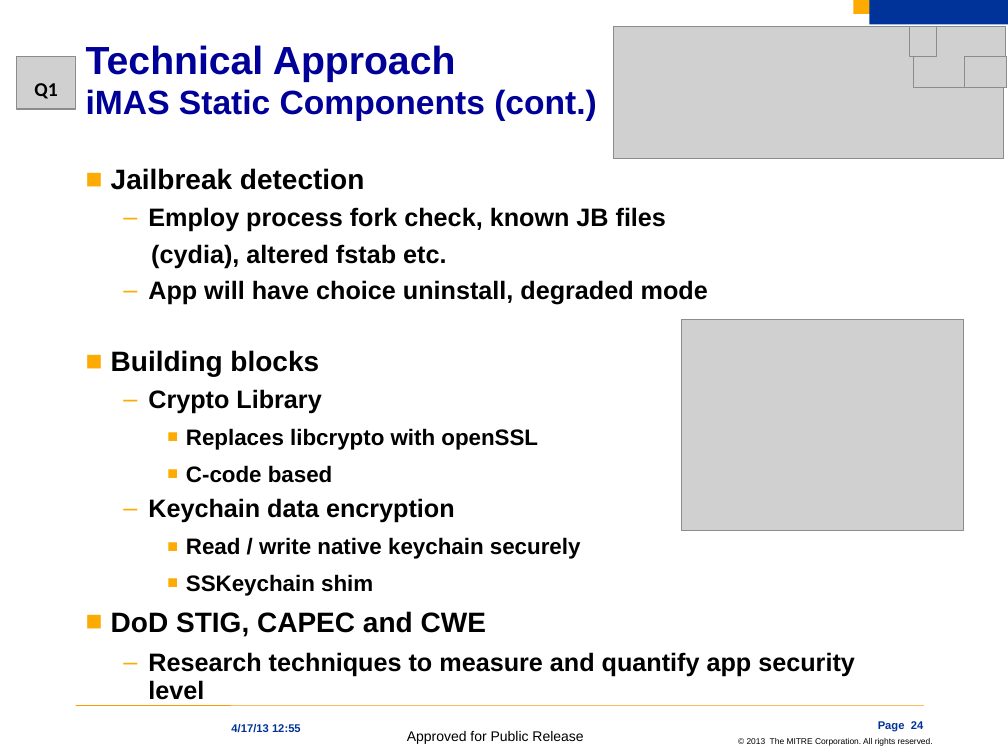
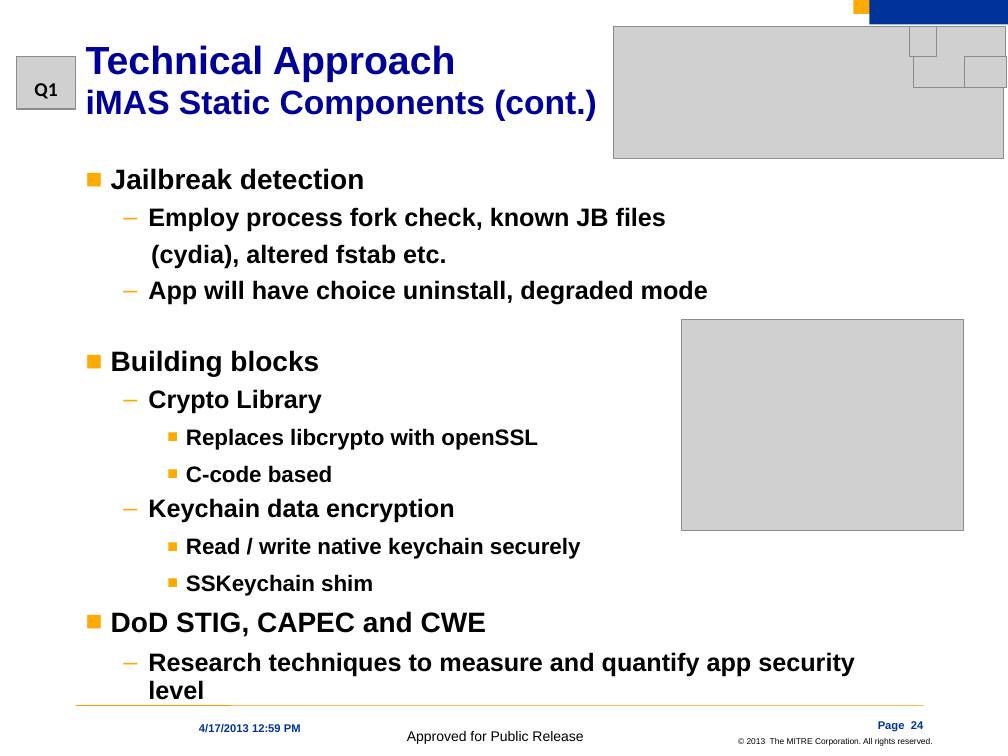
Before and after one commit to project-imas/about, a slide deck: slide 24 of iMAS_apr_2013_slides.pptx. Drawn at 1008x756 pixels with LibreOffice and Linux fonts; fonts in the diff are those of the drawing; grey boxes stand for pictures; background and template pictures are left out. Boxes give left, top, right and bottom in pixels: in the first picture for what was removed or moved away, otherwise in the second. Text is boxed around its words. In the diff, an @@ line names an element or a change of style, - is before the commit and + after.

```diff
--- a/iMAS_apr_2013_slides.pptx
+++ b/iMAS_apr_2013_slides.pptx
@@ text at box(199, 724, 301, 733): text changed @@
-4/17/13 12:55
+4/17/2013 12:59 PM
```
Also in this commit, not shown: 21 other slides changed.
